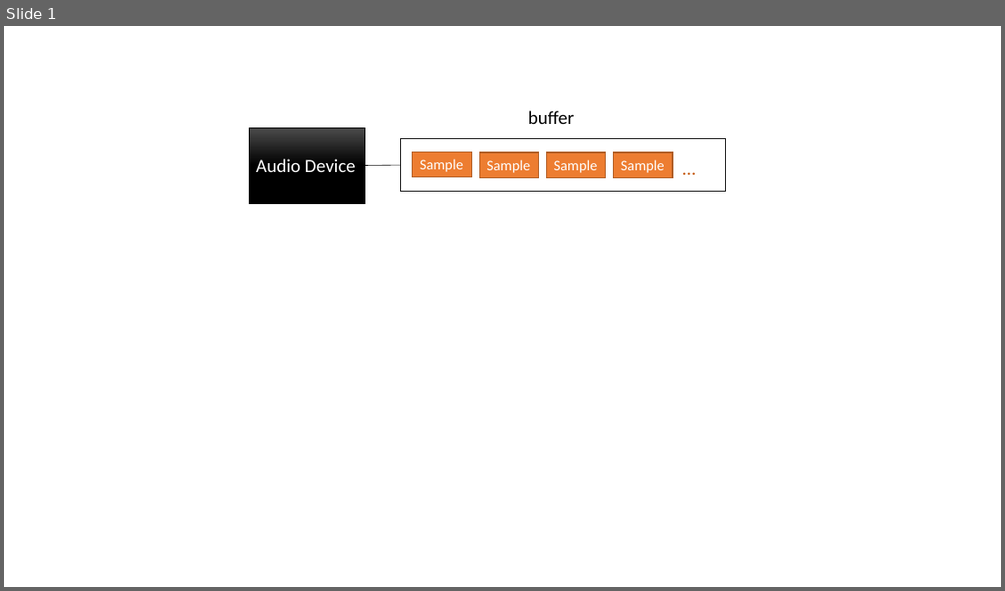
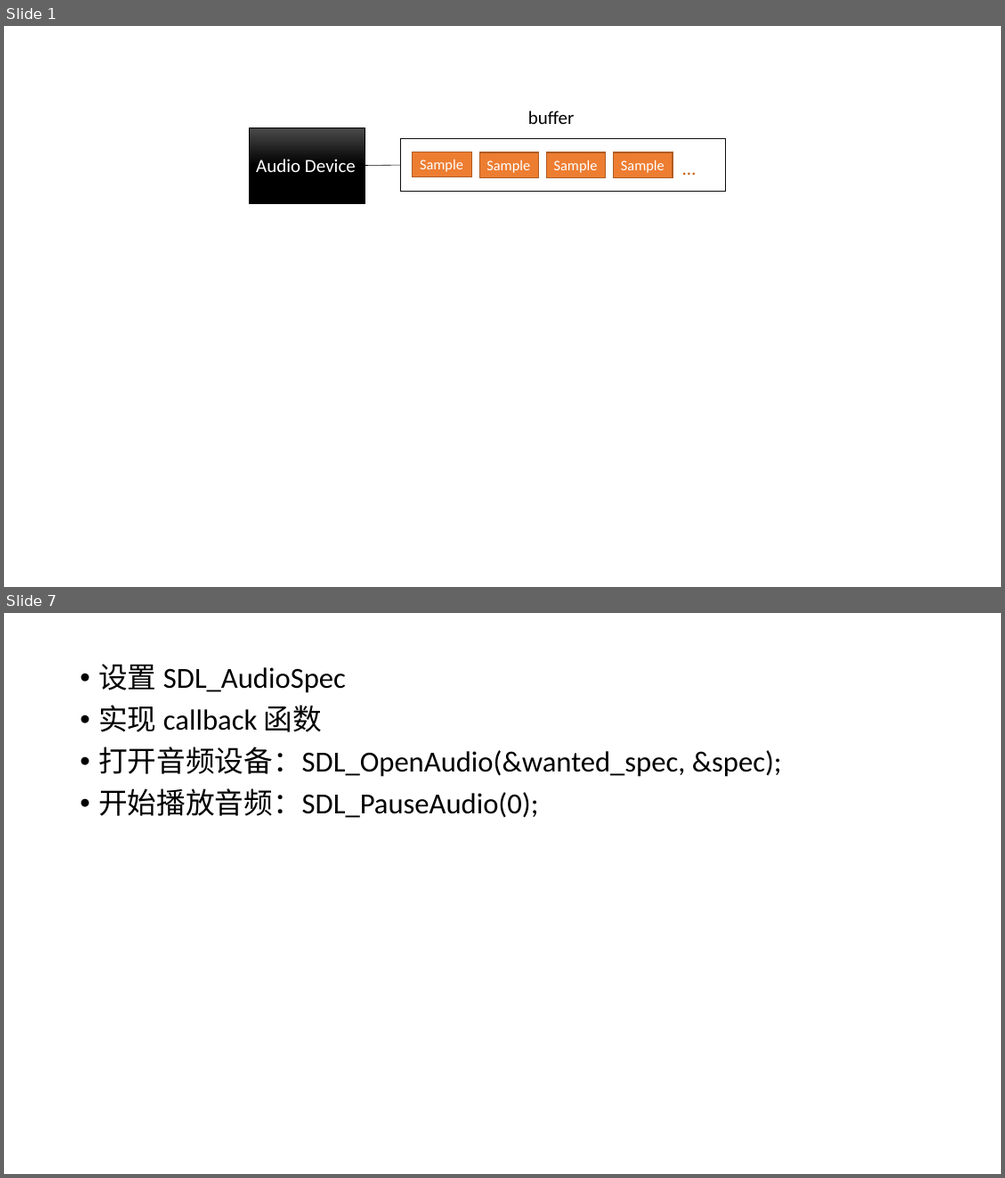
Before and after one commit to shileiz/notes, a slide deck: FFmpeg/slides/SDL-AUDIO.pptx. Shown one above the other, each under a label of ours: slide 1 before the commit, slides 1 and 7 after it; the slides between them are not shown. The pictures are 1005x591 and 1005x1178 pixels, drawn with LibreOffice and Linux fonts; fonts in the diff are those of the drawing. Boxes give left, top, right and bottom in pixels: in the first picture for what was removed or moved away, otherwise in the second. Text is boxed around its words. In the diff, an @@ line names an element or a change of style, - is before the commit and + after.

```diff
--- a/FFmpeg/slides/SDL-AUDIO.pptx
+++ b/FFmpeg/slides/SDL-AUDIO.pptx
@@ slide 7 added at (4,613,1001,1174), background #FFFFFF @@
@@ text added at (98,664,782,818), 28 pt, text #000000 @@
+• 设置 SDL_AudioSpec
+• 实现 callback 函数
+• 打开音频设备：SDL_OpenAudio(&wanted_spec, &spec);
+• 开始播放音频：SDL_PauseAudio(0);
```
Also in this commit, not shown: 4 slides changed, 3 other slides added, 1 other file.
